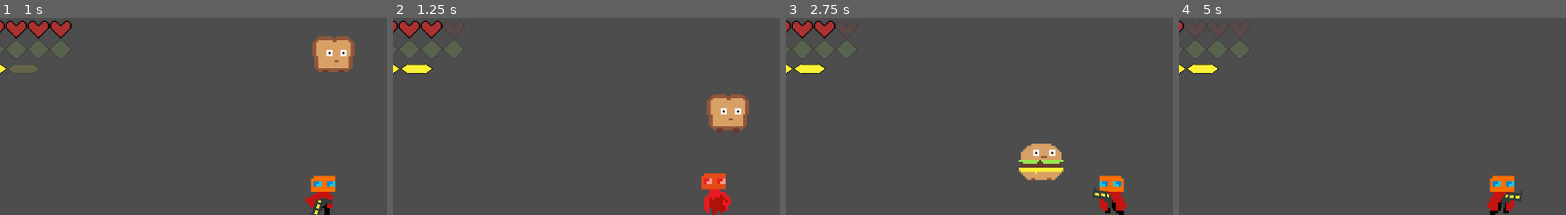
Above: before the commit, frames 1-4 (left to right).
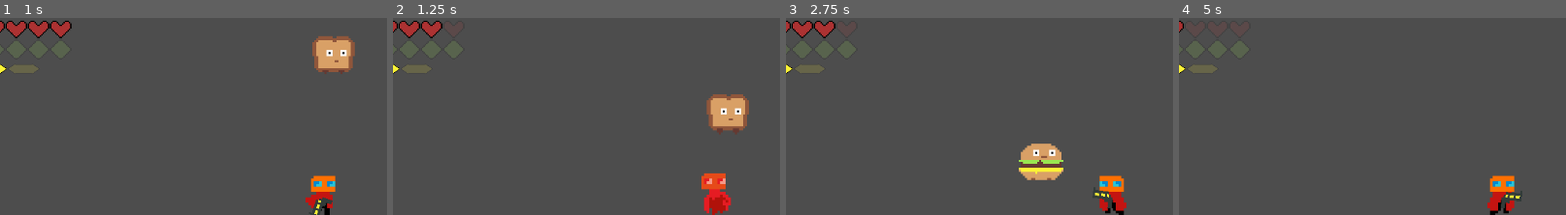
Above: after the commit, the same moments.

Repository: mendsergon/Kill-The-Food-Pyramid
Game: Godot game, scene res://Assets/Scenes/game.tscn
The game is run twice, just before and just after one commit, with the same random seed, the same clock (stepped at 60 frames per second) and the same inputs.
Inputs (mouse positions are % of the whole screen's width and height, from its top left):
- Up to frame 1 (1 s): move the mouse to (45, 77) at 0.52 s; hold W (move_up) from 0.53 s (still down); tap Shift (dash) at 0.6 s; tap E (melee) at 0.8 s
- Up to frame 2 (1.25 s): keep holding W (move_up)
- Up to frame 3 (2.75 s): move the mouse to (80, 72) at 1.27 s; tap E (melee) at 1.35, 2.3 s; tap Shift (dash) at 1.55, 2.1 s; move the mouse to (20, 39) at 2.02 s; release W (move_up) at 2.03 s; hold A (move_left) from 2.03 s (still down)
- Up to frame 4 (5 s): move the mouse to (55, 55) at 2.77 s; tap E (melee) at 2.85, 3.8 s; tap Shift (dash) at 3.05, 4.35 s; move the mouse to (35, 28) at 3.52 s; release A (move_left) at 3.53 s; hold S (move_down) 3.53-4.28 s; click (35, 28) at 3.6 s; move the mouse to (72, 50) at 4.27 s; hold D (move_right) from 4.28 s (still down)
The pictures show only the part of the screen within x 8-58%, y 0-50%; the shares and areas given below are measured in that part.

Frame 1 is identical in both runs. In frame 2, 0.3% of the frame differs, in the area x 2-11%, y 23-29%; in frame 3, 0.3%; in frame 4, 0.3%.

Commit message:
Fixed bug after dash

Diff:
--- a/Assets/Scripts/player.gd
+++ b/Assets/Scripts/player.gd
@@ -12,6 +12,8 @@
 # Collision
 const IGNORE_LAYER_3_MASK = ~(1 << 2)   # Mask to ignore layer 3 (bit 2)
 const LAYER_3_MASK = (1 << 2)           # Mask only layer 3 (bit 2)
+const DASH_INVULN_DURATION := 0.5
+var dash_invuln_timer := 0.0
 
 ### --- PLAYER HEALTH --- ###
 @export var max_health: int = 3          # Maximum HP for player
@@ -39,7 +41,7 @@
 var dash_slab_list: Array[TextureRect] = [] # List of dash slash UI nodes
 @onready var dash_slabs_parent: HBoxContainer = $DashSlabBar/HBoxContainer # Reference to the container holding dash slab UI elements
 var dash_recharge_timer := 0.0
-const DASH_SLAB_RECHARGE_TIME = 0.5
+const DASH_SLAB_RECHARGE_TIME = 0.75
 
 ### --- INVULNERABILITY --- ###
 const INVULN_DURATION := 1.0            # Seconds invulnerable after hit
@@ -161,12 +163,19 @@
 		move_and_slide()  # Allow any last motion to complete
 		return
 
-	### --- INVULNERABILITY TIMER --- ###
+	# --- INVULNERABILITY TIMER --- #
 	if is_invulnerable:
 		invuln_timer -= delta
 		if invuln_timer <= 0.0:
 			is_invulnerable = false
-			# Restore collision layers back
+			collision_layer = original_collision_layer
+			collision_mask = original_collision_mask
+
+	# --- DASH INVULN TIMER --- #
+	if dash_invuln_timer > 0.0:
+		dash_invuln_timer -= delta
+		if dash_invuln_timer <= 0.0:
+			# Restore collision layers when dash invuln ends
 			collision_layer = original_collision_layer
 			collision_mask = original_collision_mask
 
@@ -236,8 +245,7 @@
 		if dash_timer <= 0.0:
 			is_dashing = false
 			dash_cooldown_timer = DASH_COOLDOWN
-			collision_mask = original_collision_mask  # Restore collisions
-			collision_layer = original_collision_layer
+
 
 			# Execute queued attack
 			if attack_after_dash and current_orb_charges > 0:
@@ -338,17 +346,20 @@
 	dash_timer = DASH_DURATION
 	can_dash = false
 
-	# Update the dash UI immediately to reflect slab usage
+	# Set dash velocity in aim direction
+	velocity = aim_direction * DASH_SPEED
+
+	# Temporarily move to ghost collision layer during dash
+	collision_layer = LAYER_3_MASK
+	collision_mask = IGNORE_LAYER_3_MASK
+
+	# Set the invulnerability timer for dash
+	dash_invuln_timer = DASH_INVULN_DURATION
+
+	# Update the dash slab UI
 	update_dash_slab_bar()
 
-	# Set velocity in the aim direction at dash speed
-	velocity = aim_direction * DASH_SPEED
-
-	# Modify collision layers/masks to ignore certain collisions during dash
-	collision_mask &= IGNORE_LAYER_3_MASK
-	collision_layer = LAYER_3_MASK
-
-	# If melee button pressed at dash start and orbs available, queue attack after dash
+	# Queue melee attack if melee input pressed and orbs available
 	if Input.is_action_just_pressed("melee") and current_orb_charges > 0:
 		attack_after_dash = true
 	else:
